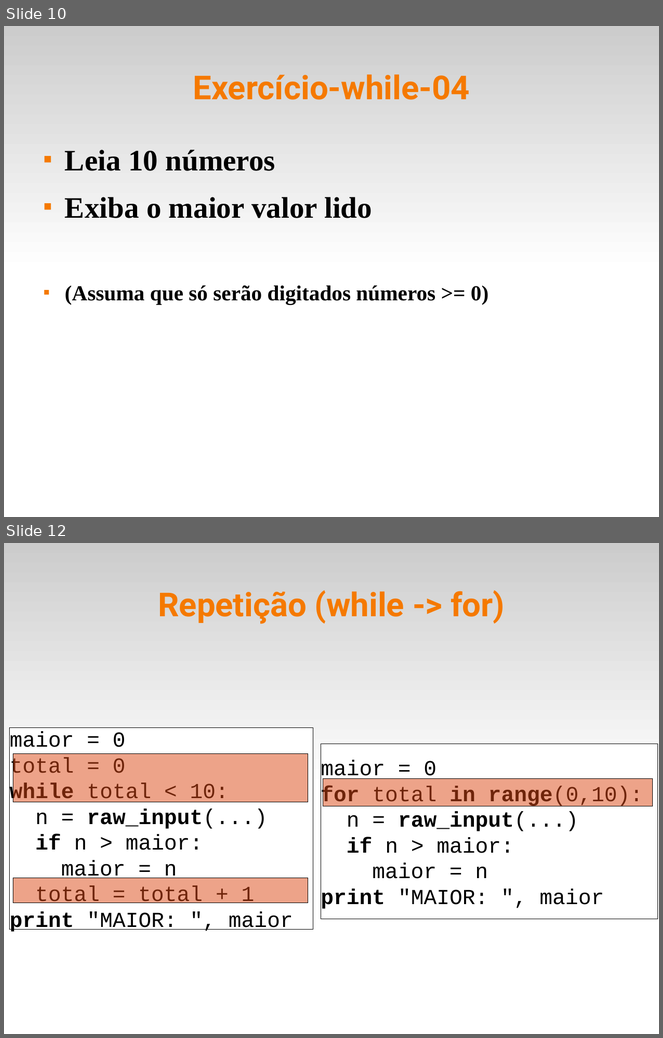
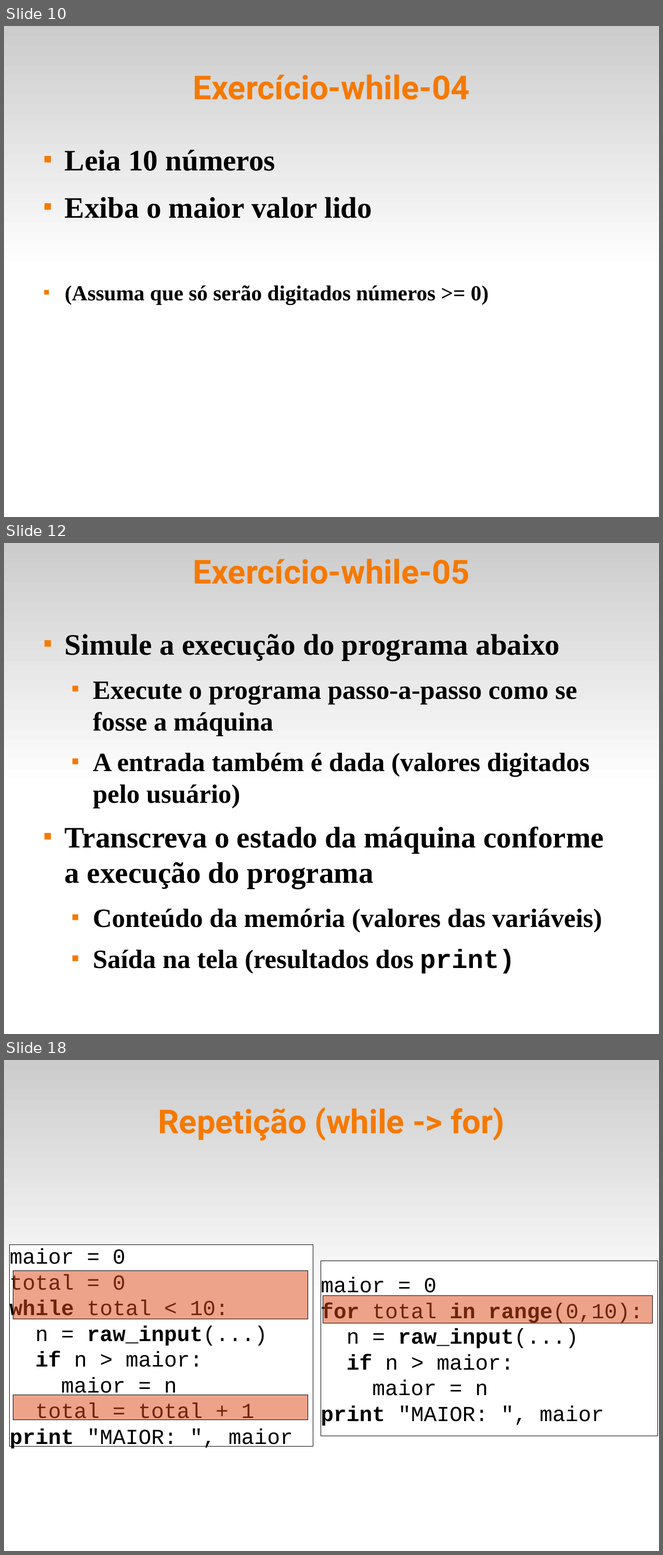
Before and after one commit to fsantanna-uerj/IPD, a slide deck: slides/ipd-05-while.odp. Shown one above the other, each under a label of ours: slides 10 and 12 before the commit, slides 10, 12 and 18 after it; the slides between them are not shown. The pictures are 663x1038 and 663x1555 pixels, drawn with LibreOffice and Linux fonts; fonts in the diff are those of the drawing. Boxes give left, top, right and bottom in pixels: in the first picture for what was removed or moved away, otherwise in the second. Text is boxed around its words. In the diff, an @@ line names an element or a change of style, - is before the commit and + after.

```diff
--- a/slides/ipd-05-while.odp
+++ b/slides/ipd-05-while.odp
@@ slide 12 added at (4,543,659,1034), background #FFFFFF; not listed: 1 template element that a slide beside it also shows @@
@@ title added at (193,559,470,584), 40 pt, text #F57900, bold @@
+Exercício-while-05
@@ freeform shape added at (55,628,55,628), fill #99CCFF, outline #FF0000 4.25 pt @@
@@ text added at (65,634,604,974), 32 pt, text #000000, bold @@
+■ Simule a execução do programa abaixo
+  ■ Execute o programa passo-a-passo como se fosse a máquina
+  ■ A entrada também é dada (valores digitados pelo usuário)
+■ Transcreva o estado da máquina conforme a execução do programa
+  ■ Conteúdo da memória (valores das variáveis)
+  ■ Saída na tela (resultados dos print)
@@ what was slide 12 is now slide 18 @@
```
Also in this commit, not shown: 5 other slides added, 6 other files.
